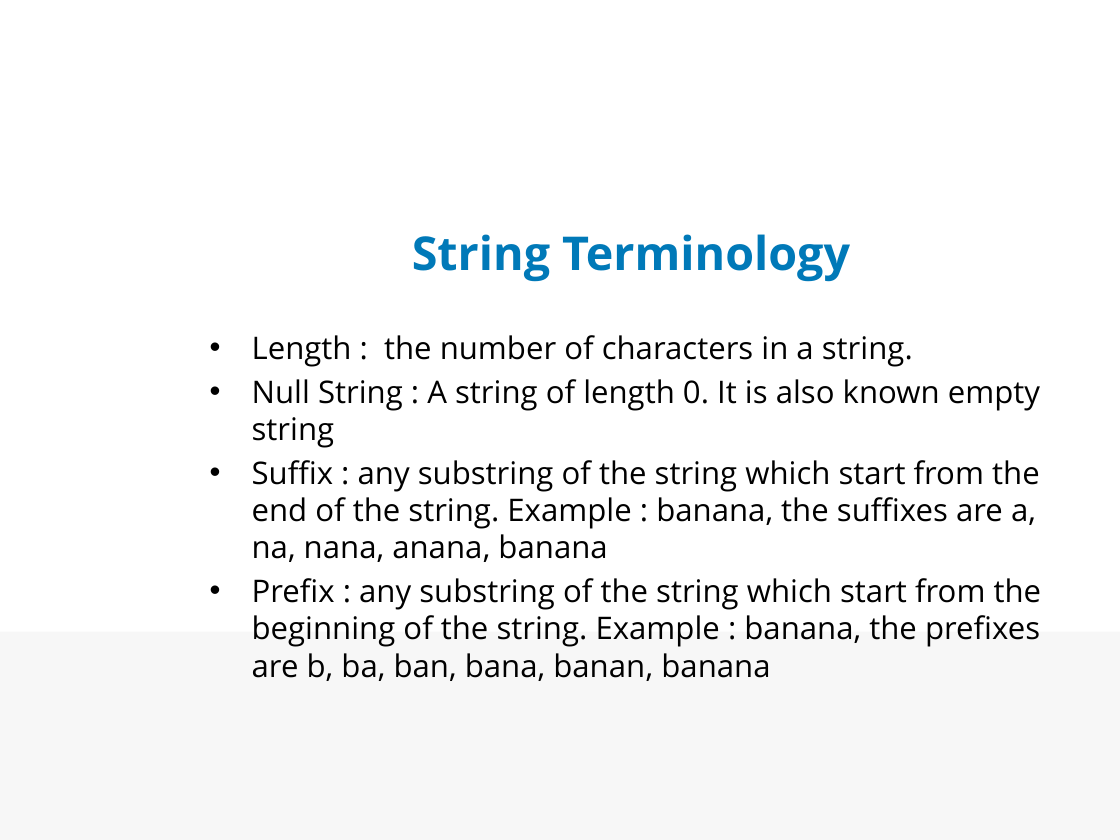
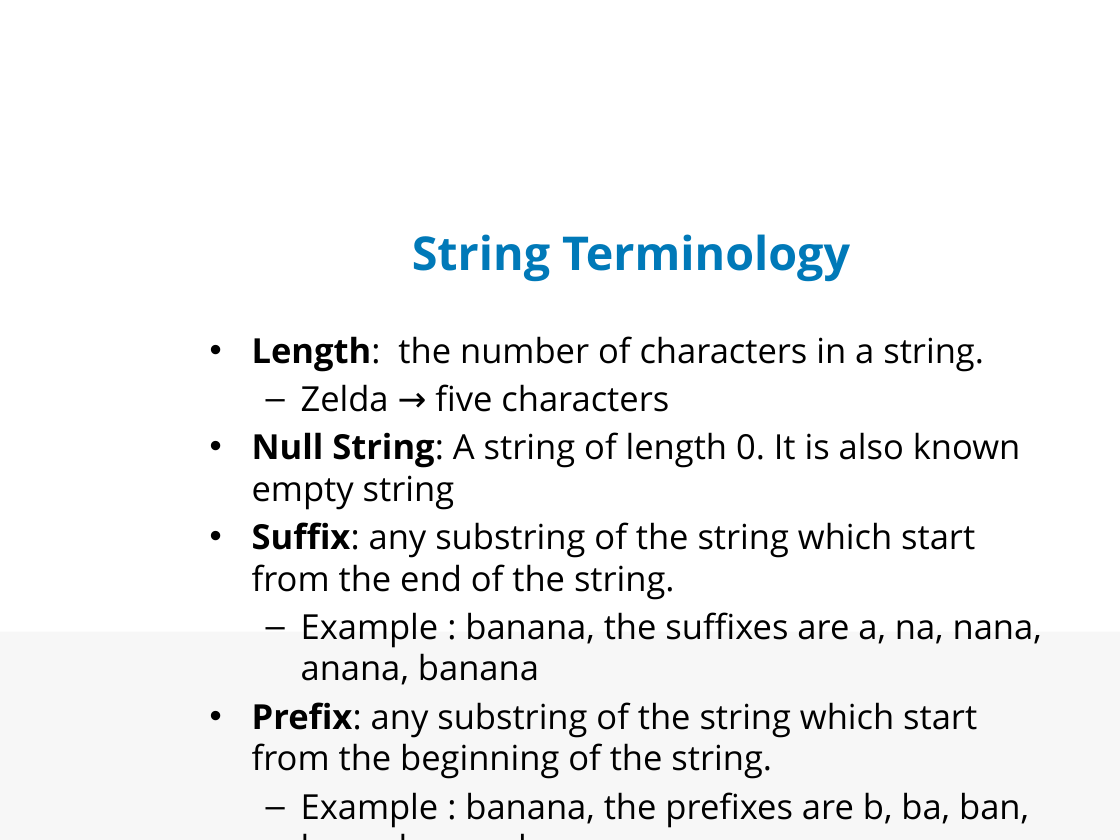
Before and after one commit to rhiosutoyo/Teaching-Algorithm-Design-and-Analysis, a slide deck: slide 5 of String Matching - The Knuth-Morris-Pratt Algorithm/COMP6049 Pert 19-20 rhio-edit.pptx (slide 4 before the commit). Drawn at 1120x840 pixels with LibreOffice and Linux fonts; fonts in the diff are those of the drawing; background and template pictures are left out. Boxes give left, top, right and bottom in pixels: in the first picture for what was removed or moved away, otherwise in the second. Text is boxed around its words. In the diff, an @@ line names an element or a change of style, - is before the commit and + after.

```diff
--- a/String Matching - The Knuth-Morris-Pratt Algorithm/COMP6049 Pert 19-20 rhio-edit.pptx
+++ b/String Matching - The Knuth-Morris-Pratt Algorithm/COMP6049 Pert 19-20 rhio-edit.pptx
@@ text at (x1=252, y1=336, x2=1042, y2=828): text changed; size 20 to 22.2 pt @@
-• Length : the number of characters in a string.
-• Null String : A string of length 0. It is also known empty string
-• Suffix : any substring of the string which start from the end of the string. Example : banana, the suffixes are a, na, nana, anana, banana
-• Prefix : any substring of the string which start from the beginning of the string. Example : banana, the prefixes are b, ba, ban, bana, banan, banana
+• Length: the number of characters in a string.
+  – Zelda → five characters
+• Null String: A string of length 0. It is also known empty string
+• Suffix: any substring of the string which start from the end of the string.
+  – Example : banana, the suffixes are a, na, nana, anana, banana
+• Prefix: any substring of the string which start from the beginning of the string.
+  – Example : banana, the prefixes are b, ba, ban, bana, banan, banana
```
Also in this commit, not shown: 10 other slides changed, 7 slides added, 1 other file.
